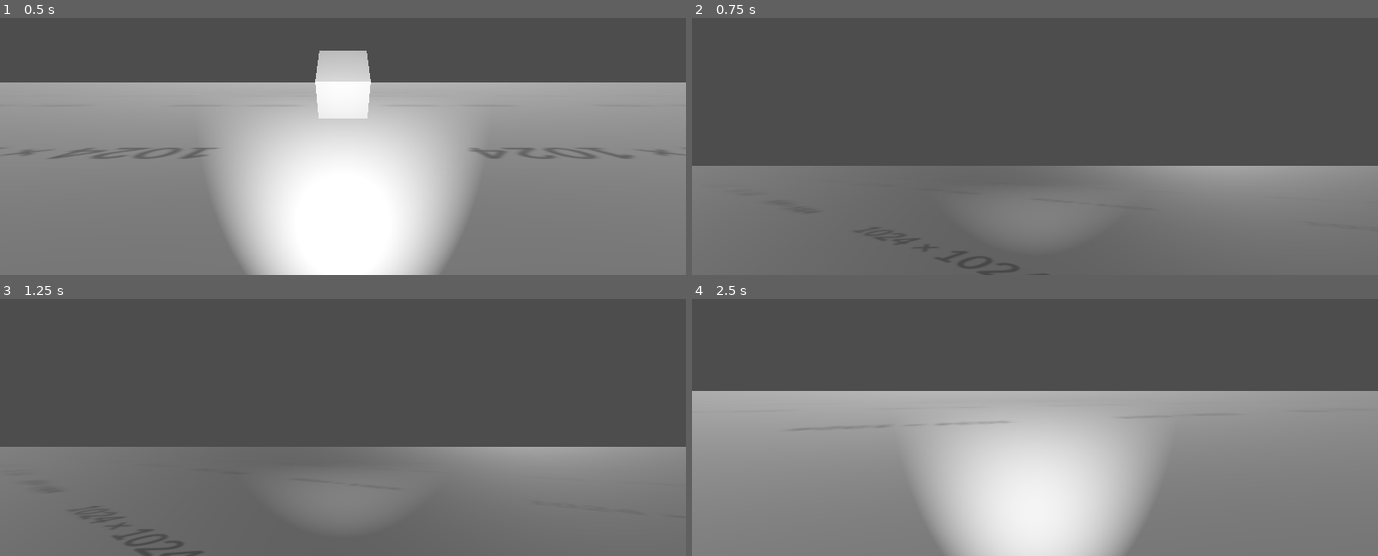
Above: before the commit, frames 1-4 (two rows, left to right).
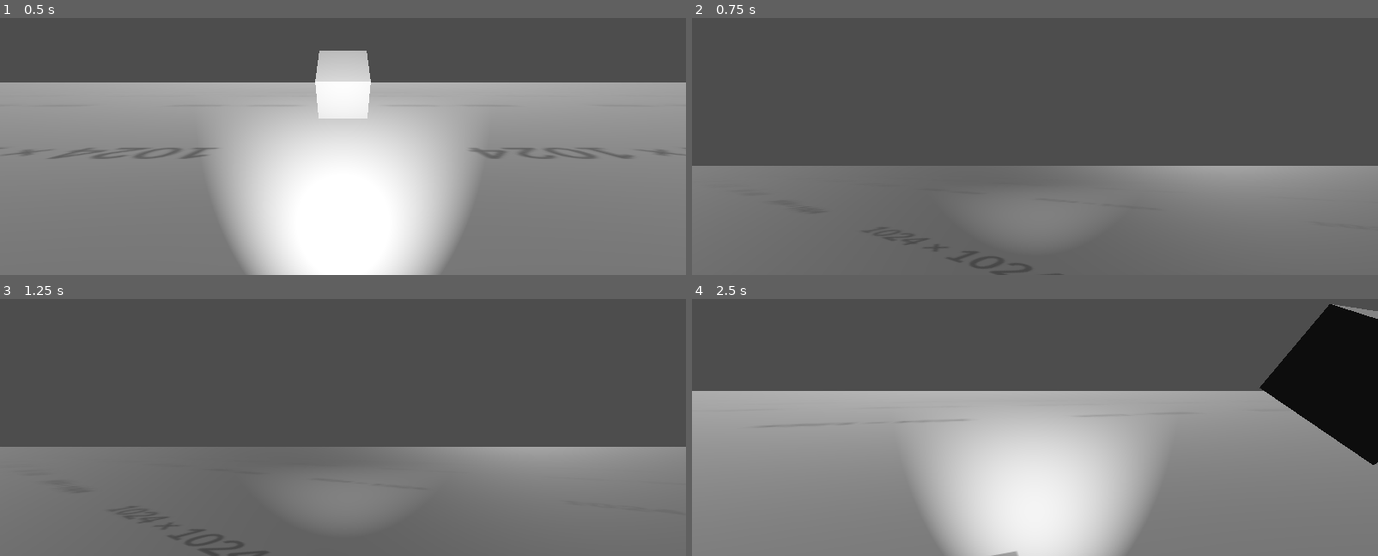
Above: after the commit, the same moments.

Repository: EpiclyRaspberry/Dodge-Onix-3D-Remaster
Game: Godot game, scene res://main.tscn
Two runs of this game, one before a commit and one after it. Both use one fixed random seed, a clock stepped at 60 frames per second and the inputs below.
Inputs (mouse positions are in pixels of both pictures, inside the frame that each line leads up to):
- Up to frame 1 (0.5 s): no input
- Up to frame 2 (0.75 s): tap Enter (ui_accept) at 0.5 s; move the mouse to (1185, 61) at 0.52 s; hold D (right) from 0.53 s (still down); hold Ctrl (crouch) from 0.53 s (still down)
- Up to frame 3 (1.25 s): keep holding D (right); keep holding Ctrl (crouch); tap Enter (ui_accept) at 0.77 s
- Up to frame 4 (2.5 s): move the mouse to (1000, 365) at 1.27 s; release D (right) at 1.28 s; release Ctrl (crouch) at 1.28 s; hold W (forward) from 1.28 s (still down); tap Ctrl (crouch) at 1.35 s; tap Enter (ui_accept) at 1.52 s; move the mouse to (1048, 355) at 2.02 s; hold Ctrl (crouch) from 2.03 s (still down)

Frame 1 is identical in both runs. In frame 2, 0.2% of the frame differs, in the area x 26-54%, y 85-100%; in frame 3, 0.5%; in frame 4, 6.6%, in the area x 10-100%, y 2-100%.

Commit message:
added back acceration cuz needed for speeding up

Diff:
--- a/player.gd
+++ b/player.gd
@@ -49,8 +49,8 @@
 	print(isgrounded)
 
 	if direction:
-		if ACCERATION < 1.5:
-			ACCERATION += 0.1
+		if ACCERATION < 1.05:
+			ACCERATION += 0.05
 		#print(direction)
 		velocity.x = direction.x * SPEED * ACCERATION
 		velocity.z = direction.z * SPEED * ACCERATION
@@ -62,8 +62,7 @@
 			velocity.x = velocity.x/1.05
 			velocity.z = velocity.z/1.05
 
-#		if ACCERATION > 0:
-#			ACCERATION -= 0.1
+		ACCERATION = 0
 #		var vec = rotate_vec(Vector2(ACCERATION,0),neck.rotation_degrees.y)
 #		print(vec)
 #		velocity = velocity - Vector3(-vec.x,0,-vec.y)
